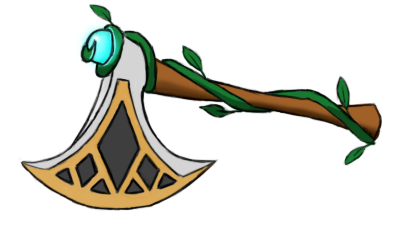
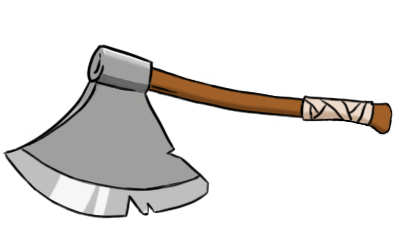
Layered file, before and after one edit (410x235). Changes by layer:
hid group "Eternal" (3 layers) over [2, 2, 395, 219]
painted on "e" over [21, 37, 382, 211]
showed group "Heirloom" (4 layers) over [2, 2, 395, 219]
painted on "Layer 7" over [3, 43, 395, 219]
